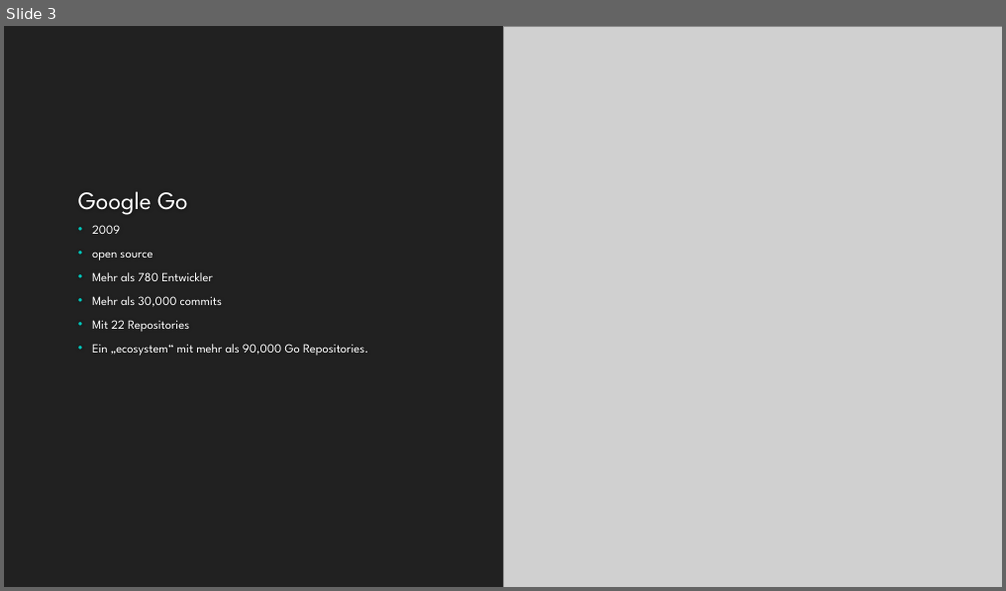
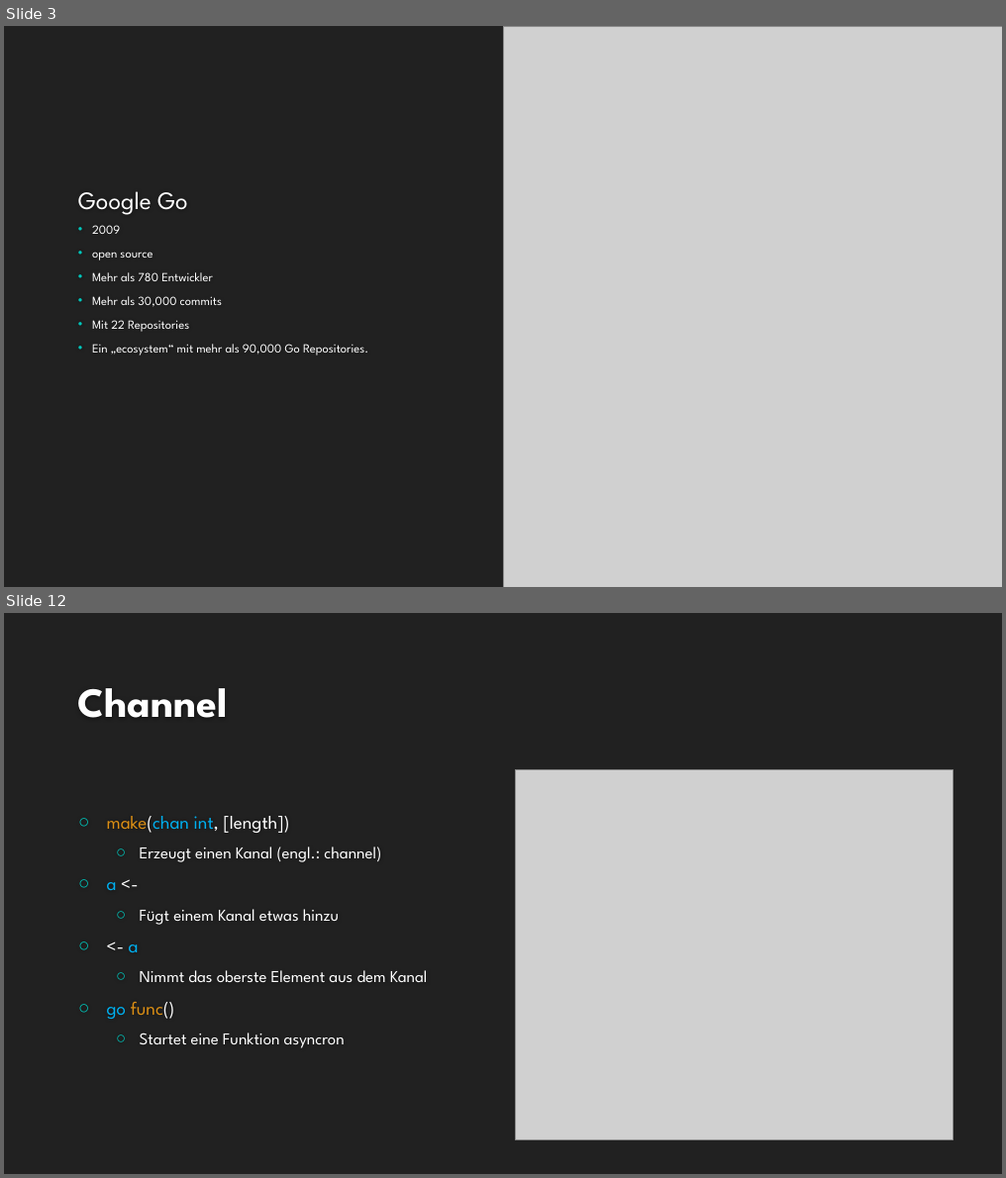
Before and after one commit to informatik-mannheim/iws_golang, a slide deck: presentation/Golang.pptx. Shown one above the other, each under a label of ours: slide 3 before the commit, slides 3 and 12 after it; the slides between them are not shown. The pictures are 1006x591 and 1006x1178 pixels, drawn with LibreOffice and Linux fonts; fonts in the diff are those of the drawing; grey boxes stand for pictures; background and template pictures are left out. Boxes give left, top, right and bottom in pixels: in the first picture for what was removed or moved away, otherwise in the second. Text is boxed around its words. In the diff, an @@ line names an element or a change of style, - is before the commit and + after.

```diff
--- a/presentation/Golang.pptx
+++ b/presentation/Golang.pptx
@@ slide 12 added at (4, 613, 1002, 1174), background #212121 @@
@@ title added at (78, 688, 228, 718), 40 pt, text #FEFEFE, bold @@
+Channel
@@ picture added at (515, 769, 952, 1140) @@
@@ text added at (107, 816, 428, 1049), 16 pt, text #FFFFFF @@
+○ make(chan int, [length])
+  ○ Erzeugt einen Kanal (engl.: channel)
+○ a <-
+  ○ Fügt einem Kanal etwas hinzu
+○ <- a
+  ○ Nimmt das oberste Element aus dem Kanal
+○ go func()
+  ○ Startet eine Funktion asyncron
```
Also in this commit, not shown: 3 slides changed, 10 other slides added.
